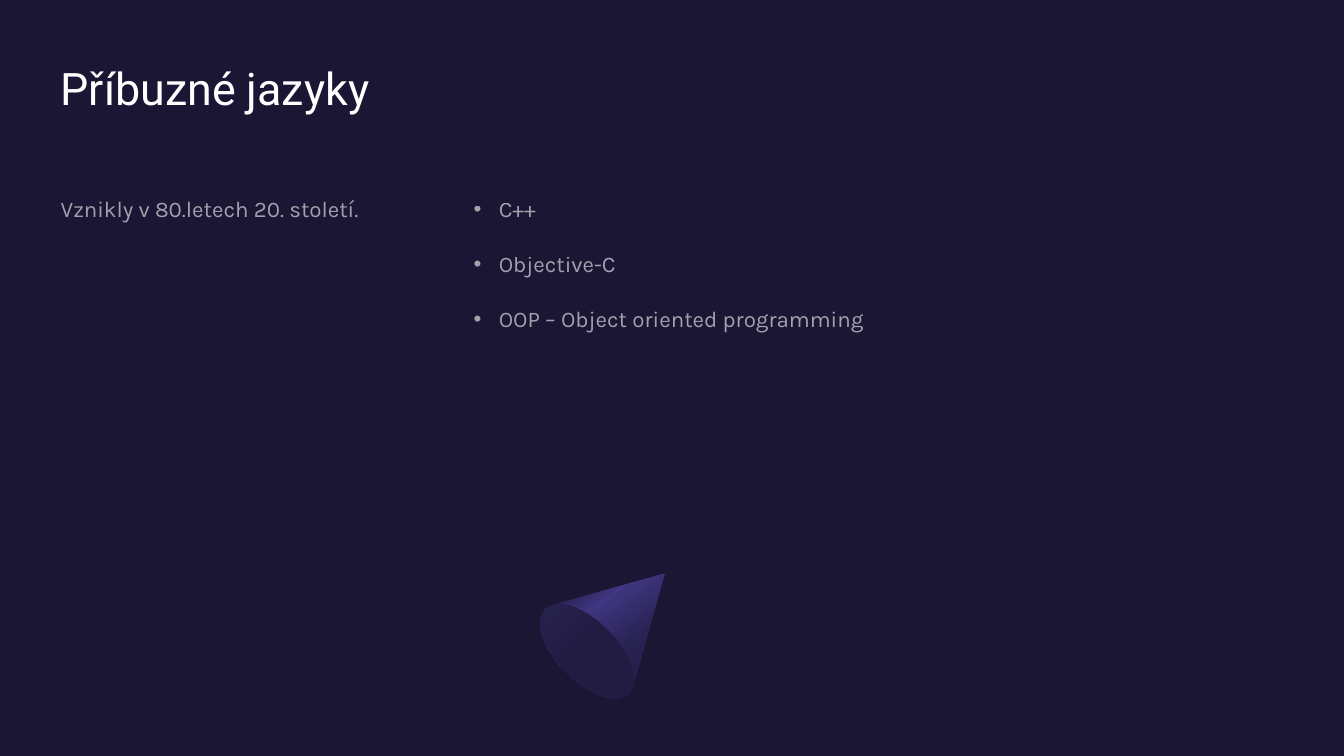
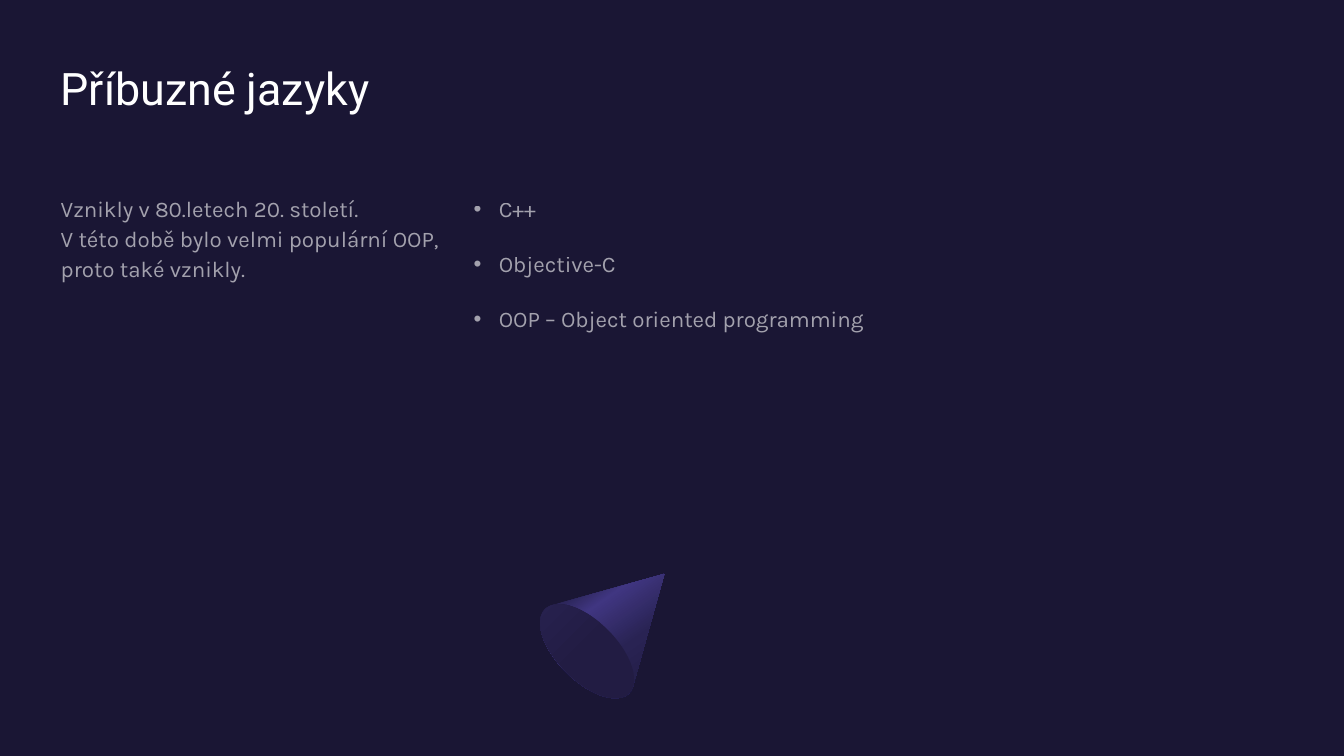
Before and after one commit to KokosHraje/C-VDAPrezentace, a slide deck: slide 11 of Programovací-jazyk-C.pptx (slide 12 before the commit). Drawn at 1344x756 pixels with LibreOffice and Linux fonts; fonts in the diff are those of the drawing. Boxes give left, top, right and bottom in pixels: in the first picture for what was removed or moved away, otherwise in the second. Text is boxed around its words. In the diff, an @@ line names an element or a change of style, - is before the commit and + after.

```diff
--- a/Programovací-jazyk-C.pptx
+++ b/Programovací-jazyk-C.pptx
@@ text at box(61, 200, 439, 283): text changed @@
-Vznikly v 80.letech 20. století.
+Vznikly v 80.letech 20. století.
+V této době bylo velmi populární OOP, proto také vznikly.
```
Also in this commit, not shown: 1 other slide changed, 2 slides added, 1 slide removed.
